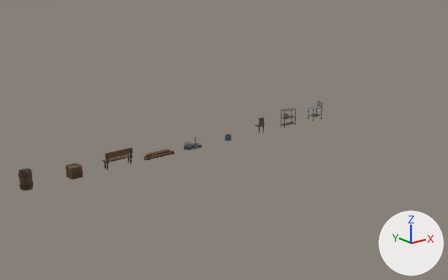
A saved change to the glTF model assets/props/props.glb.
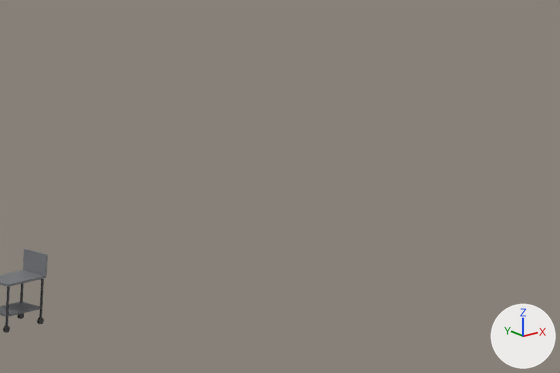
The first picture shows the older version from a 50 mm lens placed at (-10.0, -27.8, 11.2), pointed at (13.6, 1.8, -0.7). The close-ups show the older and then the newer version on the part from 69% to 100% of the width and 14% to 47% of the height of that picture. Only the edits that show in the close-ups are written down. Lighting does not change. The marker at lower right points along +X, +Y and +Z.

In view in the first close-up: 'prop_cart'.
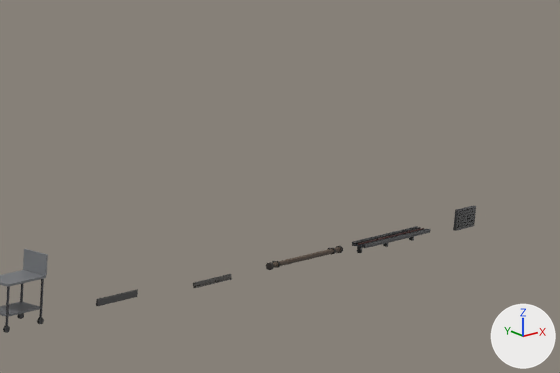
Boxes (x1, y1, x2, y2) around the edits, measured in the close-ups (560 x 373 px):
```json
{"object": "kit_tray", "change": "added", "after": [352, 226, 430, 253]}
{"object": "kit_pipe", "change": "added", "after": [266, 246, 343, 270]}
{"object": "kit_vent", "change": "added", "after": [453, 205, 476, 231]}
{"object": "kit_base", "change": "added", "after": [96, 289, 138, 306]}
{"object": "kit_crown", "change": "added", "after": [193, 274, 232, 288]}
```

Edits to the scene script, one JSON object a line:
```json
{"op": "add", "block": "me_kit_vent", "code": ["me_kit_vent = bpy.data.meshes.new('kit_vent')", "me_kit_vent.from_pydata(...)  # a box spanning x -0.3..0.3, y -0.06..0.0, z -0.2..0.2; a box spanning x -0.26..0.26, y -0.08..-0.05, z -0.168..-0.133; a box spanning x -0.26..0.26, y -0.08..-0.05, z -0.108..-0.073; a box spanning x -0.26..0.26, y -0.08..-0.05, z -0.048..-0.012; a box spanning x -0.26..0.26, y -0.08..-0.05, z 0.012..0.048; a box spanning x -0.26..0.26, y -0.08..-0.05, z 0.073..0.108; a box spanning x -0.26..0.26, y -0.08..-0.05, z 0.133..0.168", "me_kit_vent.materials.append(mat_defaultmaterial_004)"]}
{"op": "add", "block": "me_kit_tray", "code": ["me_kit_tray = bpy.data.meshes.new('kit_tray')", "me_kit_tray.from_pydata(...)  # 84 vertices, 132 faces; spans x -1.0..1.0, y -0.3..0.0, z -0.18..0.06", "me_kit_tray.materials.append(mat_defaultmaterial_003)"]}
{"op": "add", "block": "me_kit_pipe", "code": ["me_kit_pipe = bpy.data.meshes.new('kit_pipe')", "me_kit_pipe.from_pydata(...)  # a box spanning x -0.82..-0.78, y -0.09..0.0, z -0.04..0.04; an 8-sided cylinder along x spanning x -1.0..1.0, y -0.14..-0.04, z -0.05..0.05; an 8-sided cylinder along x spanning x -1.02..-0.98, y -0.16..-0.02, z -0.07..0.07; an 8-sided cylinder along x spanning x 0.98..1.02, y -0.16..-0.02, z -0.07..0.07; a box spanning x 0.78..0.82, y -0.09..0.0, z -0.04..0.04; an 8-sided cylinder along x spanning x -0.82..-0.78, y -0.15..-0.03, z -0.06..0.06; an 8-sided cylinder along x spanning x 0.78..0.82, y -0.15..-0.03, z -0.06..0.06", "me_kit_pipe.materials.append(mat_defaultmaterial_002)"]}
{"op": "add", "block": "me_kit_crown", "code": ["me_kit_crown = bpy.data.meshes.new('kit_crown')", "me_kit_crown.from_pydata(...)  # a box spanning x -0.5..0.5, y -0.04..0.0, z -0.06..0.0; a box spanning x -0.5..0.5, y -0.06..-0.02, z -0.09..-0.06", "me_kit_crown.materials.append(mat_defaultmaterial_001)"]}
{"op": "add", "block": "me_kit_base", "code": ["me_kit_base = bpy.data.meshes.new('kit_base')", "me_kit_base.from_pydata(...)  # a box spanning x -0.5..0.5, y -0.04..0.0, z 0.0..0.12; a box spanning x -0.5..0.5, y -0.041..-0.029, z 0.11..0.13", "me_kit_base.materials.append(mat_defaultmaterial)"]}
{"op": "add", "block": "ob_kit_vent", "code": ["ob_kit_vent = bpy.data.objects.new('kit_vent', me_kit_vent)", "ob_kit_vent.location = (32.5, 0.0, 0.0)"]}
{"op": "add", "block": "ob_kit_tray", "code": ["ob_kit_tray = bpy.data.objects.new('kit_tray', me_kit_tray)", "ob_kit_tray.location = (30.0, 0.0, 0.0)"]}
{"op": "add", "block": "ob_kit_pipe", "code": ["ob_kit_pipe = bpy.data.objects.new('kit_pipe', me_kit_pipe)", "ob_kit_pipe.location = (27.5, 0.0, 0.0)"]}
{"op": "add", "block": "ob_kit_crown", "code": ["ob_kit_crown = bpy.data.objects.new('kit_crown', me_kit_crown)", "ob_kit_crown.location = (25.0, 0.0, 0.0)"]}
{"op": "add", "block": "ob_kit_base", "code": ["ob_kit_base = bpy.data.objects.new('kit_base', me_kit_base)", "ob_kit_base.location = (22.5, 0.0, 0.0)"]}
```
